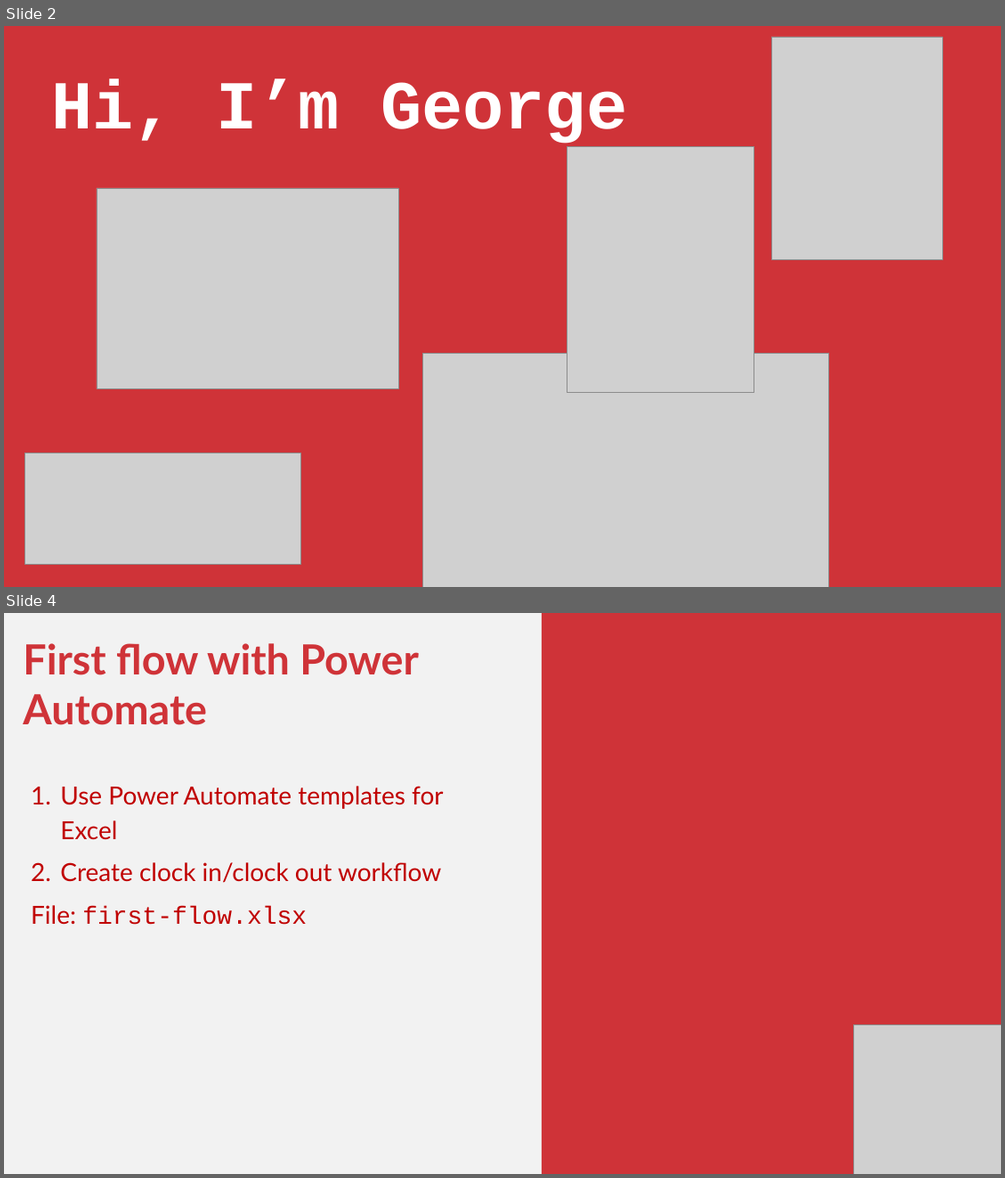
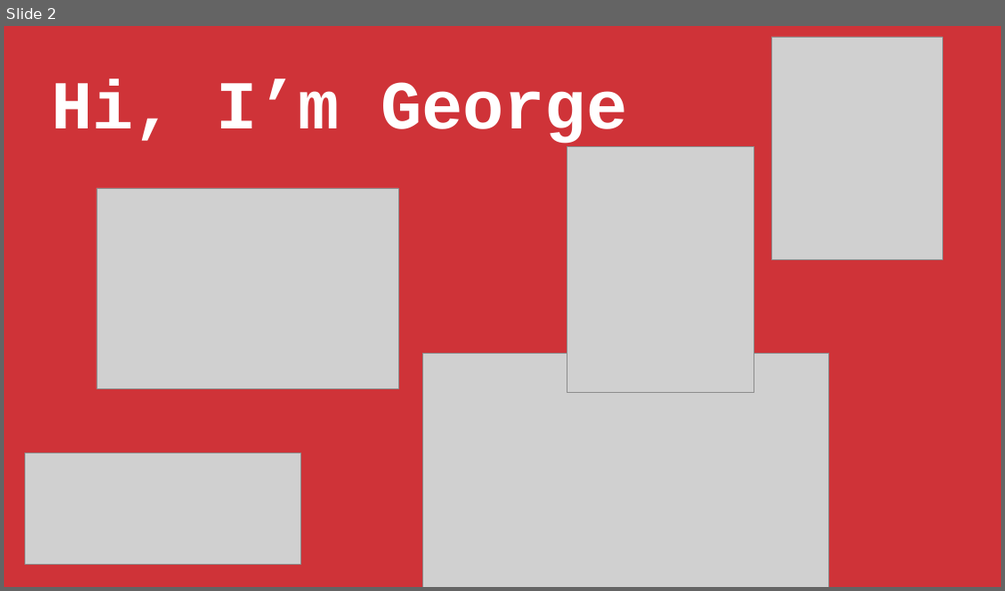
Before and after one commit to stringfestdata/getting-started-with-groupby-and-pivotby, a slide deck: getting-started-groupby-pivotby.pptx. Shown one above the other, each under a label of ours: slides 2 and 4 before the commit, slide 2 after it; the slides between them are not shown. The pictures are 1005x1178 and 1005x591 pixels, drawn with LibreOffice and Linux fonts; fonts in the diff are those of the drawing; grey boxes stand for pictures. Boxes give left, top, right and bottom in pixels: in the first picture for what was removed or moved away, otherwise in the second. Text is boxed around its words. In the diff, an @@ line names an element or a change of style, - is before the commit and + after.

```diff
--- a/getting-started-groupby-pivotby.pptx
+++ b/getting-started-groupby-pivotby.pptx
@@ slide 4 removed at [4,613,1001,1174], background #F2F2F2 @@
@@ rectangle removed at [542,613,1001,1174] @@
@@ text removed at [23,643,443,925] @@
-First flow with Power Automate
-1. Use Power Automate templates for Excel
-2. Create clock in/clock out workflow
-File: first-flow.xlsx
@@ picture removed at [853,1024,1001,1174] @@
```
Also in this commit, not shown: 1 slide changed, 1 slide added, 3 other slides removed.
